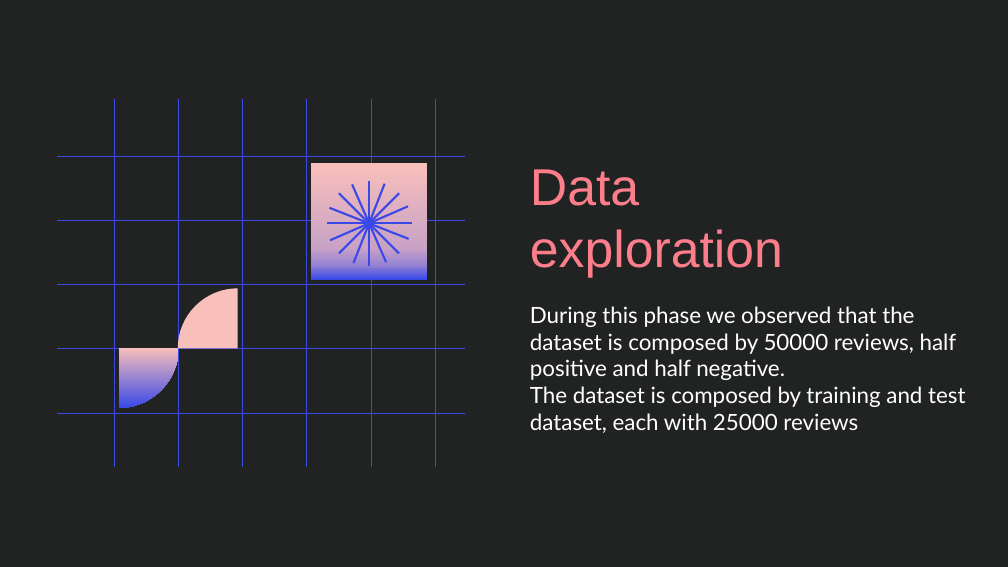
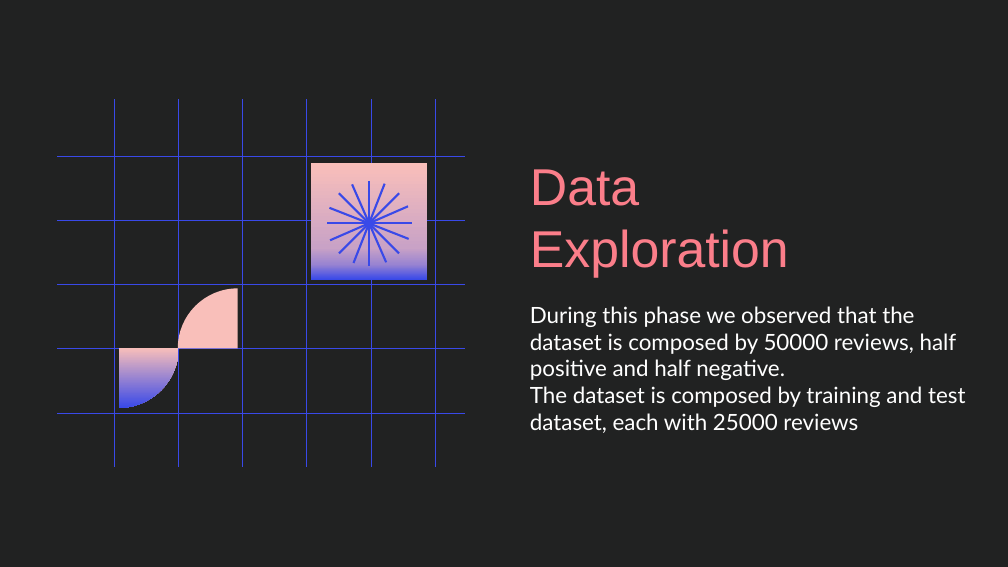
Before and after one commit to Blowdire/TextMiningProject, a slide deck: slide 6 of slideshow/TextMining-Slideshow.pptx. Drawn at 1008x567 pixels with LibreOffice and Linux fonts; fonts in the diff are those of the drawing. Boxes give left, top, right and bottom in pixels: in the first picture for what was removed or moved away, otherwise in the second. Text is boxed around its words. In the diff, an @@ line names an element or a change of style, - is before the commit and + after.

```diff
--- a/slideshow/TextMining-Slideshow.pptx
+++ b/slideshow/TextMining-Slideshow.pptx
@@ title at [530,169,789,278]: text changed @@
-Data exploration
+Data Exploration
```
Also in this commit, not shown: 24 other slides changed, 5 slides removed, 8 other files.
